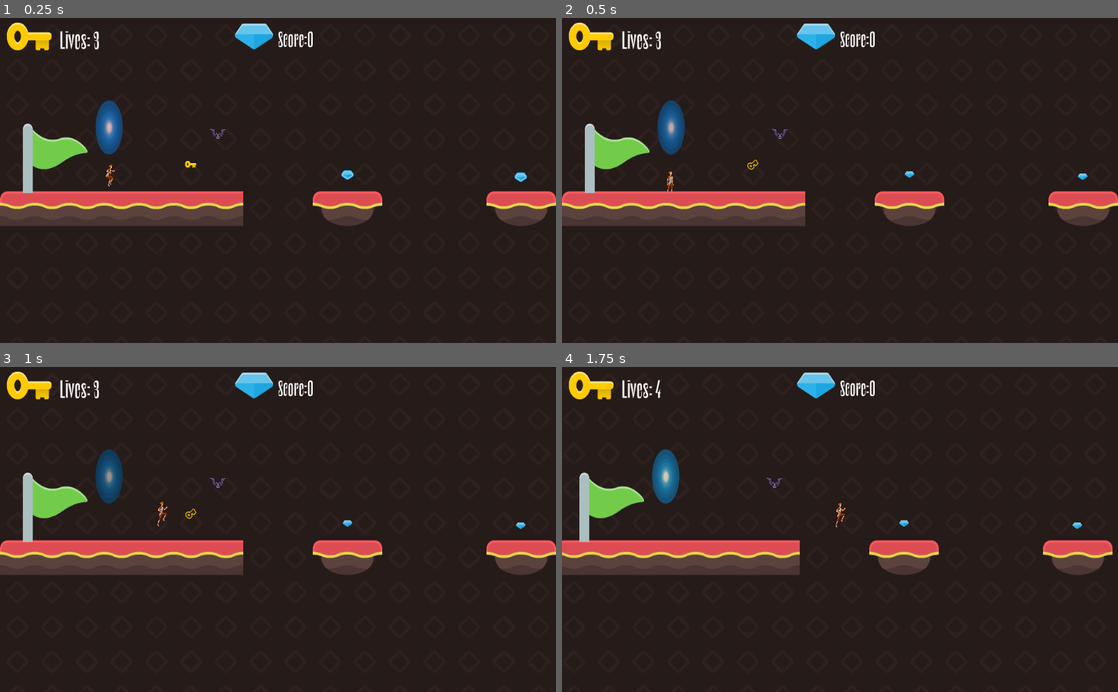
Above: before the commit, frames 1-4 (two rows, left to right).
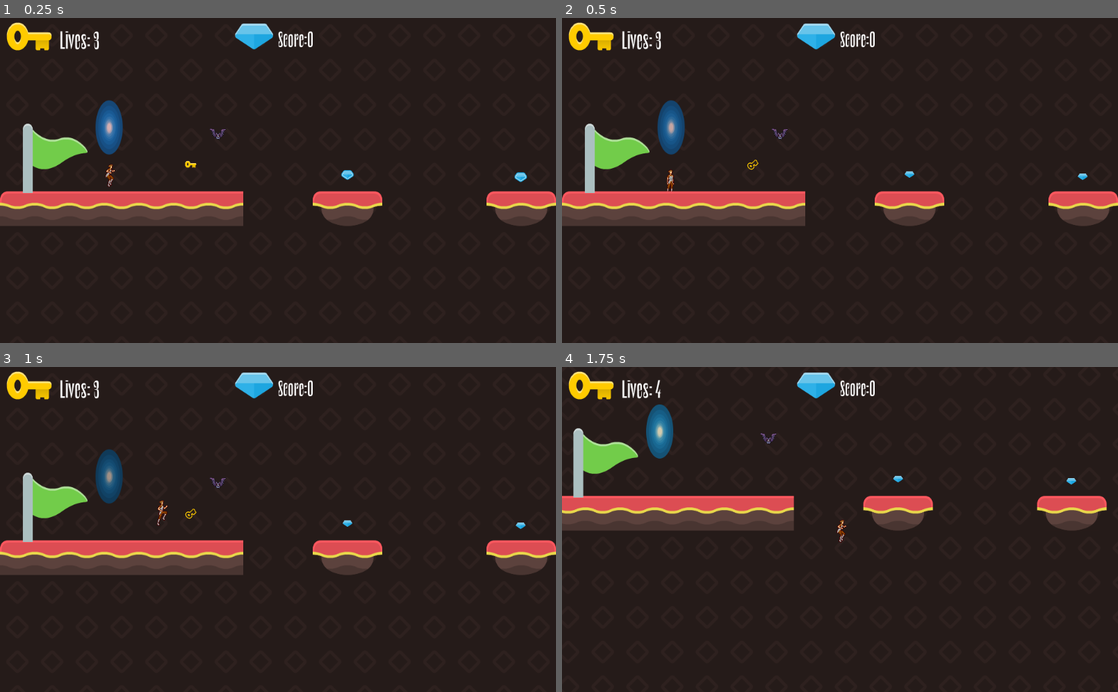
Above: after the commit, the same moments.

Repository: agotetyx/04-2D-Platformer
Game: Godot game, scene res://Levels/Level1.tscn
The game is run twice, just before and just after one commit, with the same random seed, the same clock (stepped at 60 frames per second) and the same inputs.
Inputs:
- Up to frame 1 (0.25 s): no input
- Up to frame 2 (0.5 s): no input
- Up to frame 3 (1 s): hold D (right) from 0.53 s (still down); tap Space (attack) at 0.6 s; tap W (jump) at 0.77 s
- Up to frame 4 (1.75 s): keep holding D (right); tap Space (attack) at 1.35 s; tap W (jump) at 1.52 s

Frame 1 is identical in both runs. In frame 2, less than 0.1% of the frame differs, in the area x 18-21%, y 46-54%; in frame 3, less than 0.1%; in frame 4, 16%, in the area x 0-99%, y 11-64%.

Commit message:
Fixes a few issues
Fixes the moving platform and an error that occurs when the player dies

Diff:
--- a/Levels/Camera.gd
+++ b/Levels/Camera.gd
@@ -7,7 +7,7 @@
 
 func _process(_delta):
 	if player == null:
-		player = get_node("/root/Game/Player_Container/Player")
+		player = get_node_or_null("/root/Game/Player_Container/Player")
 	if player != null:
 		position = player.position
 
--- a/Levels/Level1.tscn
+++ b/Levels/Level1.tscn
@@ -66,6 +66,9 @@
 2/shapes = [  ]
 2/z_index = 0
 
+[sub_resource type="ConvexPolygonShape2D" id=2]
+points = PoolVector2Array( 0, 0, 64, 0, 64, 64, 0, 64 )
+
 [sub_resource type="ConvexPolygonShape2D" id=3]
 points = PoolVector2Array( 0, 0, 64, 0, 64, 64, 0, 64 )
 
@@ -76,21 +79,18 @@
 points = PoolVector2Array( 0, 0, 64, 0, 64, 64, 0, 64 )
 
 [sub_resource type="ConvexPolygonShape2D" id=6]
-points = PoolVector2Array( 0, 0, 64, 0, 64, 64, 0, 64 )
+points = PoolVector2Array( 64, 0, 64, 96, 0, 96, 0, 64, 64, 0, 64, 96, 64, 96, 0, 96, 0, 64, 64, 0 )
 
 [sub_resource type="ConvexPolygonShape2D" id=7]
-points = PoolVector2Array( 64, 0, 64, 96, 0, 96, 0, 64, 64, 0, 64, 96, 64, 96, 0, 96, 0, 64, 64, 0 )
+points = PoolVector2Array( 0, 96, 0, 0, 64, 64, 64, 96, 64, 96 )
 
 [sub_resource type="ConvexPolygonShape2D" id=8]
-points = PoolVector2Array( 0, 96, 0, 0, 64, 64, 64, 96, 64, 96 )
+points = PoolVector2Array( 0, 0, 128, 0, 128, 64, 0, 64 )
 
 [sub_resource type="ConvexPolygonShape2D" id=9]
 points = PoolVector2Array( 0, 0, 128, 0, 128, 64, 0, 64 )
 
-[sub_resource type="ConvexPolygonShape2D" id=10]
-points = PoolVector2Array( 0, 0, 128, 0, 128, 64, 0, 64 )
-
-[sub_resource type="TileSet" id=11]
+[sub_resource type="TileSet" id=10]
 0/name = "Tiles.png 0"
 0/texture = ExtResource( 6 )
 0/tex_offset = Vector2( 0, 0 )
@@ -312,19 +312,20 @@
 limit_bottom = 600
 
 [node name="Player" parent="Player_Container" instance=ExtResource( 15 )]
+position = Vector2( 200, 200 )
 collision_layer = 2
 collision_mask = 3
 
 [node name="Enemy_Container" type="Node2D" parent="."]
 
 [node name="Platform" type="TileMap" parent="."]
-tile_set = SubResource( 11 )
+tile_set = SubResource( 10 )
 collision_friction = 0.0
 format = 1
 tile_data = PoolIntArray( -65517, 6, 0, -65513, 0, 0, -65512, 0, 0, -65511, 0, 0, -65505, 1, 0, -65504, 2, 0, -65503, 5 …(602 unchanged characters)…
 
 [node name="Moving platforms" type="TileMap" parent="."]
-tile_set = SubResource( 11 )
+tile_set = SubResource( 10 )
 collision_friction = 0.0
 format = 1
 tile_data = PoolIntArray( -65513, 0, 0, -65512, 1, 0, -65511, 1, 0, -65510, 1, 0, -65509, 1, 0, -65508, 1, 0, -65507, 1 …(434 unchanged characters)…
--- a/Player/Player.gd
+++ b/Player/Player.gd
@@ -22,6 +22,8 @@
 var is_jumping = false
 var is_on_moving_platform = null
 var moving_platform_offset = 0
+
+var container_position = Vector2.ZERO
 
 
 onready var Attack = load("res://Attack/Attack.tscn")
@@ -48,11 +50,7 @@
 		get_node("/root/Game/Attack_Container").add_child(attack)
 
 	if is_on_moving_platform != null:
-		#print ( self.get_parent().position)
-		self.get_parent().position = moving_platform_offset - is_on_moving_platform.global_position
-	else:
-		pass
-		#set_sync_to_physics(false)
+		self.get_parent().position = container_position + (is_on_moving_platform.global_position - moving_platform_offset)
 
 func is_moving():
 	if Input.is_action_pressed("left") or Input.is_action_pressed("right"):
@@ -106,15 +104,11 @@
 
 func _on_Area2D_body_entered(body):
 	if body.get_parent().name == "Platform_Container":
-		moving_platform_offset = self.global_position
 		is_on_moving_platform = body
-		print("on moving")
-		print (body.global_position)
-
-		#self.position = body.position
+		moving_platform_offset = body.global_position
+		container_position = get_parent().position
 
 
 func _on_Area2D_body_exited(body):
 	if body.get_parent().name == "Platform_Container":
 		is_on_moving_platform = null
-		print("left moving")
--- a/Player/Player.tscn
+++ b/Player/Player.tscn
@@ -134,22 +134,20 @@
 } ]
 
 [sub_resource type="RectangleShape2D" id=21]
-extents = Vector2( 8, 23 )
+extents = Vector2( 4.80814, 23 )
 
 [sub_resource type="RectangleShape2D" id=22]
 
 [node name="Player" type="KinematicBody2D"]
-position = Vector2( 200, 200 )
 script = ExtResource( 9 )
 
 [node name="AnimatedSprite" type="AnimatedSprite" parent="."]
 frames = SubResource( 20 )
 animation = "Attack"
-frame = 2
+frame = 1
 playing = true
 
 [node name="CollisionShape2D" type="CollisionShape2D" parent="."]
-position = Vector2( -2.31245, -1.93739 )
 shape = SubResource( 21 )
 
 [node name="StateMachine" type="Node" parent="."]
@@ -212,7 +210,7 @@
 [node name="Area2D" type="Area2D" parent="."]
 
 [node name="CollisionShape2D" type="CollisionShape2D" parent="Area2D"]
-position = Vector2( -2.94316, 16.1873 )
+position = Vector2( -2.90059, 21.6786 )
 scale = Vector2( 1.14677, 0.59605 )
 shape = SubResource( 22 )
 [connection signal="timeout" from="StateMachine/Coyote/Timer" to="StateMachine/Coyote" method="_on_Timer_timeout"]
Not shown: 10 places in Levels/Level1.tscn that only renumber resources
